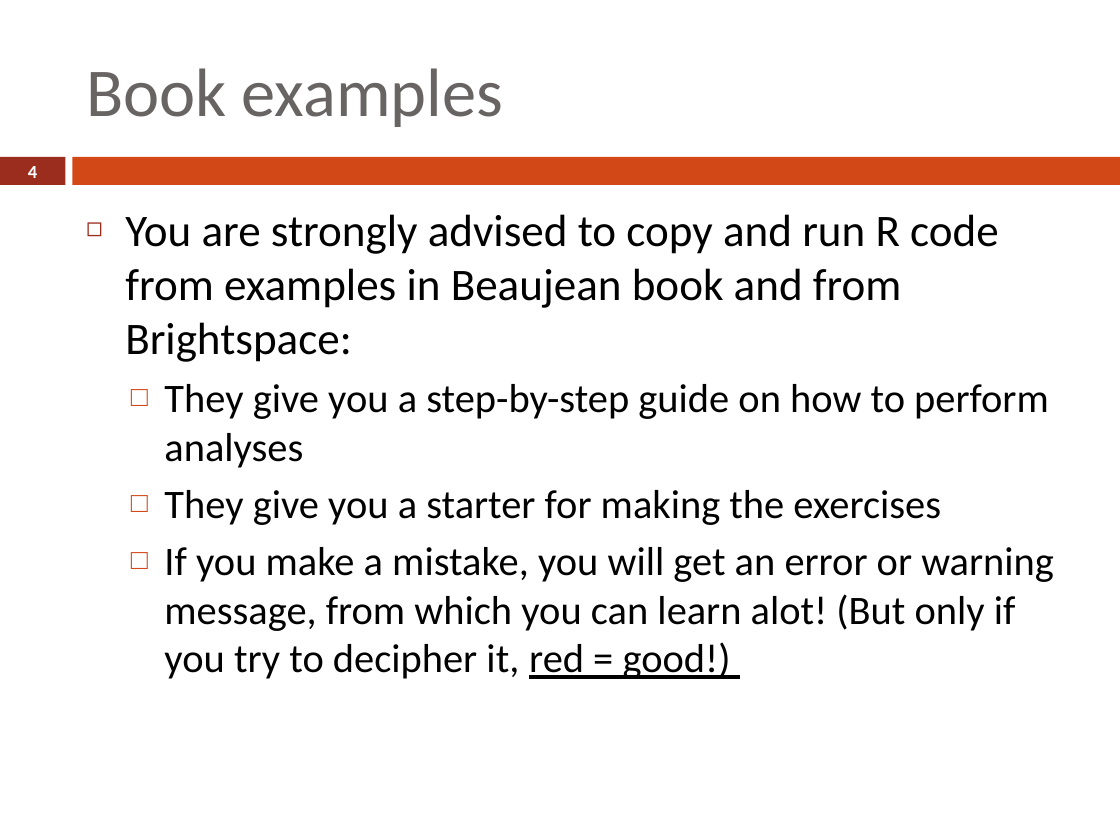
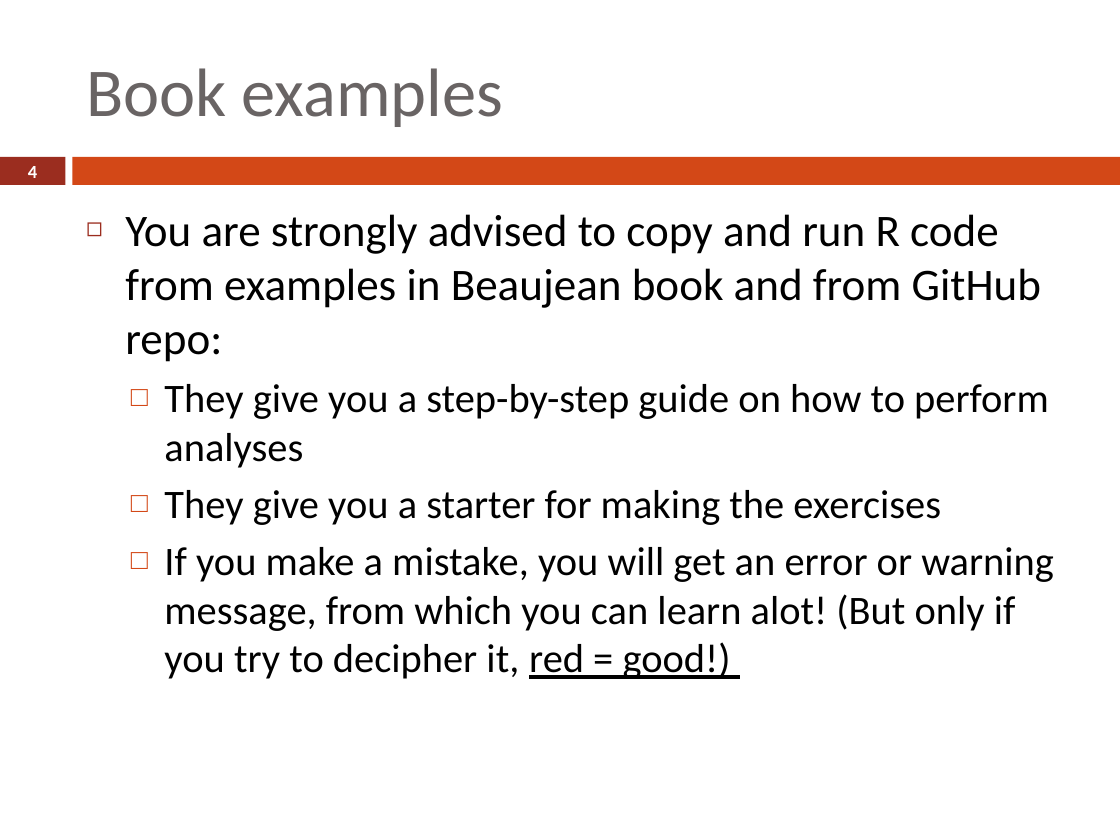
Before and after one commit to marjoleinF/basicLVM2025, a slide deck: slide 4 of Session 1 - Intro/LVM session 1 slides.pptx. Drawn at 1120x840 pixels with LibreOffice and Linux fonts; fonts in the diff are those of the drawing. Boxes give left, top, right and bottom in pixels: in the first picture for what was removed or moved away, otherwise in the second. Text is boxed around its words. In the diff, an @@ line names an element or a change of style, - is before the commit and + after.

```diff
--- a/Session 1 - Intro/LVM session 1 slides.pptx
+++ b/Session 1 - Intro/LVM session 1 slides.pptx
@@ text at (x1=125, y1=214, x2=1041, y2=362): text changed @@
-◻ You are strongly advised to copy and run R code from examples in Beaujean book and from Brightspace:
+◻ You are strongly advised to copy and run R code from examples in Beaujean book and from GitHub repo:
```
Also in this commit, not shown: 2 other slides changed, 1 other file.
